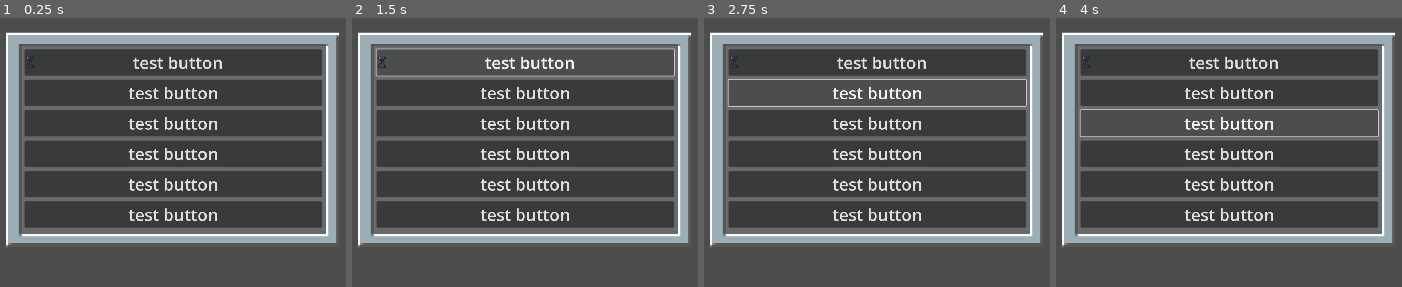
Above: before the commit, frames 1-4 (left to right).
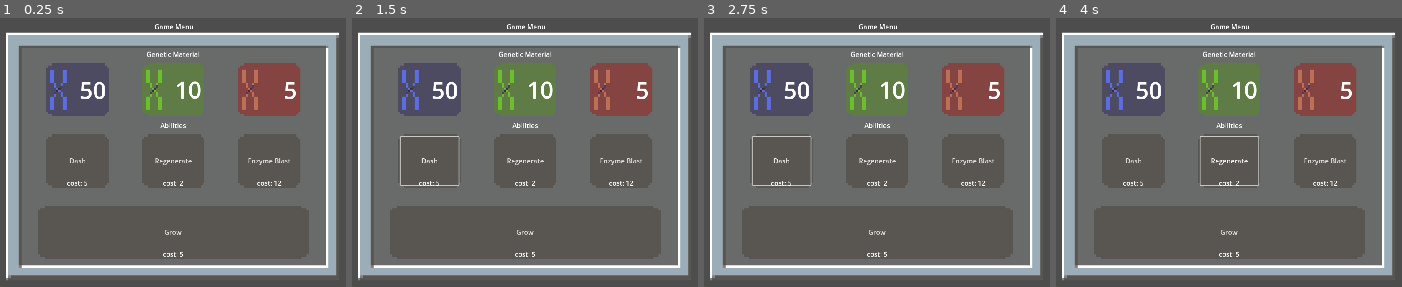
Above: after the commit, the same moments.

Repository: Ethan-D-S/primordial
Game: Godot game, scene res://prototype/gameUI.tscn
Same seed, same stepped clock (60 frames per second), same inputs: the game is played once before the commit and once after it. This scene is started directly instead of the project's main scene. The engine's default icon, where the game draws it, is replaced by a stand-in: a white triangle on a blue panel in a dark square.
Inputs (mouse positions are in pixels of both pictures, inside the frame that each line leads up to):
- Up to frame 1 (0.25 s): no input
- Up to frame 2 (1.5 s): click (525, 63) at 0.5 s, where only the run before the commit has a clickable "test button"; click "test button" (after the commit: "Dash") at 1.25 s
- Up to frame 3 (2.75 s): click (877, 93) at 2 s, where only the run before the commit has a clickable "test button"
- Up to frame 4 (4 s): click "test button" (after the commit: "Regenerate") at 2.75 s; click (1229, 122) at 3.5 s, where only the run before the commit has a clickable "test button"

The runs differ from the first frame. In frame 1, 62% of the frame differs, in the area x 1-98%, y 2-98%; in frame 2, 62%; in frame 3, 61%; in frame 4, 62%.

Commit message:
labels added to prototype UI buttons

Diff:
--- a/prototype/gameUI.tscn
+++ b/prototype/gameUI.tscn
@@ -1,15 +1,30 @@
-[gd_scene load_steps=5 format=3 uid="uid://tm5m5l4imxsq"]
+[gd_scene load_steps=8 format=3 uid="uid://tm5m5l4imxsq"]
 
 [ext_resource type="Texture2D" uid="uid://bgyb2hqwccfb2" path="res://assets/indev assets/menu1.png" id="1_6d2cr"]
-[ext_resource type="Texture2D" uid="uid://b67s4bj7efdvr" path="res://assets/sprites/DNA.png" id="2_cp0iw"]
 
 [sub_resource type="AtlasTexture" id="AtlasTexture_cp0iw"]
 atlas = ExtResource("1_6d2cr")
 region = Rect2(16.1666, 15.9577, 127.742, 96.149)
 
+[sub_resource type="AtlasTexture" id="AtlasTexture_6d2cr"]
+atlas = ExtResource("1_6d2cr")
+region = Rect2(153.918, 18.9224, 31.087, 24.1648)
+
 [sub_resource type="AtlasTexture" id="AtlasTexture_j821g"]
-atlas = ExtResource("2_cp0iw")
-region = Rect2(6.81988, 0.929028, 18.3129, 30.6857)
+atlas = ExtResource("1_6d2cr")
+region = Rect2(192.945, 19.9635, 31.1603, 24.1666)
+
+[sub_resource type="AtlasTexture" id="AtlasTexture_ddt51"]
+atlas = ExtResource("1_6d2cr")
+region = Rect2(232.01, 20.9515, 31.0425, 24.1052)
+
+[sub_resource type="AtlasTexture" id="AtlasTexture_4uxbk"]
+atlas = ExtResource("1_6d2cr")
+region = Rect2(153.952, 55.985, 31.1081, 24.0728)
+
+[sub_resource type="AtlasTexture" id="AtlasTexture_jtfou"]
+atlas = ExtResource("1_6d2cr")
+region = Rect2(152.964, 85.9428, 109.045, 22.0633)
 
 [node name="Control" type="Control"]
 layout_mode = 3
@@ -29,7 +44,7 @@
 offset_left = -398.0
 offset_top = -272.0
 offset_right = 402.0
-offset_bottom = 243.0
+offset_bottom = 323.0
 grow_horizontal = 2
 grow_vertical = 2
 texture = SubResource("AtlasTexture_cp0iw")
@@ -50,33 +65,237 @@
 layout_mode = 2
 theme_override_constants/separation = 10
 
-[node name="Button" type="Button" parent="TextureRect/MarginContainer/VBoxContainer"]
-layout_mode = 2
-theme_override_font_sizes/font_size = 40
-text = "test button"
-icon = SubResource("AtlasTexture_j821g")
-
-[node name="Button2" type="Button" parent="TextureRect/MarginContainer/VBoxContainer"]
-layout_mode = 2
-theme_override_font_sizes/font_size = 40
-text = "test button"
-
-[node name="Button3" type="Button" parent="TextureRect/MarginContainer/VBoxContainer"]
-layout_mode = 2
-theme_override_font_sizes/font_size = 40
-text = "test button"
-
-[node name="Button4" type="Button" parent="TextureRect/MarginContainer/VBoxContainer"]
-layout_mode = 2
-theme_override_font_sizes/font_size = 40
-text = "test button"
-
-[node name="Button5" type="Button" parent="TextureRect/MarginContainer/VBoxContainer"]
-layout_mode = 2
-theme_override_font_sizes/font_size = 40
-text = "test button"
-
-[node name="Button6" type="Button" parent="TextureRect/MarginContainer/VBoxContainer"]
-layout_mode = 2
-theme_override_font_sizes/font_size = 40
-text = "test button"
+[node name="GMLabel" type="Label" parent="TextureRect/MarginContainer/VBoxContainer"]
+layout_mode = 2
+text = "Genetic Material"
+horizontal_alignment = 1
+
+[node name="GM row" type="HBoxContainer" parent="TextureRect/MarginContainer/VBoxContainer"]
+layout_mode = 2
+theme_override_constants/separation = 80
+alignment = 1
+
+[node name="blueGM" type="TextureRect" parent="TextureRect/MarginContainer/VBoxContainer/GM row"]
+custom_minimum_size = Vector2(150, 128)
+layout_mode = 2
+texture = SubResource("AtlasTexture_6d2cr")
+
+[node name="Label" type="Label" parent="TextureRect/MarginContainer/VBoxContainer/GM row/blueGM"]
+layout_mode = 1
+anchors_preset = 6
+anchor_left = 1.0
+anchor_top = 0.5
+anchor_right = 1.0
+anchor_bottom = 0.5
+offset_left = -70.0
+offset_top = -38.0
+offset_right = -6.0
+offset_bottom = 39.0
+grow_horizontal = 0
+grow_vertical = 2
+theme_override_font_sizes/font_size = 56
+text = "50"
+
+[node name="greenGM" type="TextureRect" parent="TextureRect/MarginContainer/VBoxContainer/GM row"]
+custom_minimum_size = Vector2(150, 128)
+layout_mode = 2
+texture = SubResource("AtlasTexture_j821g")
+
+[node name="Label" type="Label" parent="TextureRect/MarginContainer/VBoxContainer/GM row/greenGM"]
+layout_mode = 1
+anchors_preset = 6
+anchor_left = 1.0
+anchor_top = 0.5
+anchor_right = 1.0
+anchor_bottom = 0.5
+offset_left = -71.0
+offset_top = -39.0
+offset_right = -7.0
+offset_bottom = 38.0
+grow_horizontal = 0
+grow_vertical = 2
+theme_override_font_sizes/font_size = 56
+text = "10"
+
+[node name="redGM" type="TextureRect" parent="TextureRect/MarginContainer/VBoxContainer/GM row"]
+custom_minimum_size = Vector2(150, 128)
+layout_mode = 2
+texture = SubResource("AtlasTexture_ddt51")
+
+[node name="Label" type="Label" parent="TextureRect/MarginContainer/VBoxContainer/GM row/redGM"]
+layout_mode = 1
+anchors_preset = 6
+anchor_left = 1.0
+anchor_top = 0.5
+anchor_right = 1.0
+anchor_bottom = 0.5
+offset_left = -40.0
+offset_top = -38.5
+offset_bottom = 38.5
+grow_horizontal = 0
+grow_vertical = 2
+theme_override_font_sizes/font_size = 56
+text = "5"
+
+[node name="AbilitiesLabel" type="Label" parent="TextureRect/MarginContainer/VBoxContainer"]
+layout_mode = 2
+text = "Abilities"
+horizontal_alignment = 1
+
+[node name="AbilitiesRow" type="HBoxContainer" parent="TextureRect/MarginContainer/VBoxContainer"]
+layout_mode = 2
+size_flags_horizontal = 4
+theme_override_constants/separation = 80
+
+[node name="Dash" type="TextureRect" parent="TextureRect/MarginContainer/VBoxContainer/AbilitiesRow"]
+custom_minimum_size = Vector2(150, 128)
+layout_mode = 2
+texture = SubResource("AtlasTexture_4uxbk")
+
+[node name="Button" type="Button" parent="TextureRect/MarginContainer/VBoxContainer/AbilitiesRow/Dash"]
+layout_mode = 1
+anchors_preset = 8
+anchor_left = 0.5
+anchor_top = 0.5
+anchor_right = 0.5
+anchor_bottom = 0.5
+offset_left = -69.0
+offset_top = -58.0
+offset_right = 70.0
+offset_bottom = 58.0
+grow_horizontal = 2
+grow_vertical = 2
+text = "Dash"
+flat = true
+
+[node name="Label" type="Label" parent="TextureRect/MarginContainer/VBoxContainer/AbilitiesRow/Dash"]
+layout_mode = 1
+anchors_preset = 7
+anchor_left = 0.5
+anchor_top = 1.0
+anchor_right = 0.5
+anchor_bottom = 1.0
+offset_left = -20.0
+offset_top = -23.0
+offset_right = 20.0
+grow_horizontal = 2
+grow_vertical = 0
+text = "cost: 5"
+
+[node name="Regen" type="TextureRect" parent="TextureRect/MarginContainer/VBoxContainer/AbilitiesRow"]
+custom_minimum_size = Vector2(150, 128)
+layout_mode = 2
+texture = SubResource("AtlasTexture_4uxbk")
+
+[node name="Button" type="Button" parent="TextureRect/MarginContainer/VBoxContainer/AbilitiesRow/Regen"]
+layout_mode = 1
+anchors_preset = 8
+anchor_left = 0.5
+anchor_top = 0.5
+anchor_right = 0.5
+anchor_bottom = 0.5
+offset_left = -69.0
+offset_top = -58.0
+offset_right = 70.0
+offset_bottom = 58.0
+grow_horizontal = 2
+grow_vertical = 2
+text = "Regenerate"
+flat = true
+
+[node name="Label" type="Label" parent="TextureRect/MarginContainer/VBoxContainer/AbilitiesRow/Regen"]
+layout_mode = 1
+anchors_preset = 7
+anchor_left = 0.5
+anchor_top = 1.0
+anchor_right = 0.5
+anchor_bottom = 1.0
+offset_left = -20.0
+offset_top = -23.0
+offset_right = 20.0
+grow_horizontal = 2
+grow_vertical = 0
+text = "cost: 2"
+
+[node name="Enzyme" type="TextureRect" parent="TextureRect/MarginContainer/VBoxContainer/AbilitiesRow"]
+custom_minimum_size = Vector2(150, 128)
+layout_mode = 2
+texture = SubResource("AtlasTexture_4uxbk")
+
+[node name="Button" type="Button" parent="TextureRect/MarginContainer/VBoxContainer/AbilitiesRow/Enzyme"]
+layout_mode = 1
+anchors_preset = 8
+anchor_left = 0.5
+anchor_top = 0.5
+anchor_right = 0.5
+anchor_bottom = 0.5
+offset_left = -69.0
+offset_top = -58.0
+offset_right = 70.0
+offset_bottom = 58.0
+grow_horizontal = 2
+grow_vertical = 2
+text = "Enzyme Blast"
+flat = true
+
+[node name="Label" type="Label" parent="TextureRect/MarginContainer/VBoxContainer/AbilitiesRow/Enzyme"]
+layout_mode = 1
+anchors_preset = 7
+anchor_left = 0.5
+anchor_top = 1.0
+anchor_right = 0.5
+anchor_bottom = 1.0
+offset_left = -20.0
+offset_top = -23.0
+offset_right = 20.0
+grow_horizontal = 2
+grow_vertical = 0
+text = "cost: 12"
+
+[node name="spacer" type="Label" parent="TextureRect/MarginContainer/VBoxContainer"]
+layout_mode = 2
+horizontal_alignment = 1
+
+[node name="GrowRow" type="HBoxContainer" parent="TextureRect/MarginContainer/VBoxContainer"]
+layout_mode = 2
+size_flags_horizontal = 4
+size_flags_vertical = 4
+
+[node name="Grow" type="TextureRect" parent="TextureRect/MarginContainer/VBoxContainer/GrowRow"]
+custom_minimum_size = Vector2(650.36, 128)
+layout_mode = 2
+size_flags_vertical = 4
+texture = SubResource("AtlasTexture_jtfou")
+
+[node name="Button" type="Button" parent="TextureRect/MarginContainer/VBoxContainer/GrowRow/Grow"]
+layout_mode = 1
+anchors_preset = 15
+anchor_right = 1.0
+anchor_bottom = 1.0
+grow_horizontal = 2
+grow_vertical = 2
+text = "Grow"
+flat = true
+
+[node name="Label" type="Label" parent="TextureRect/MarginContainer/VBoxContainer/GrowRow/Grow"]
+layout_mode = 1
+anchors_preset = 7
+anchor_left = 0.5
+anchor_top = 1.0
+anchor_right = 0.5
+anchor_bottom = 1.0
+offset_left = -20.0
+offset_top = -23.0
+offset_right = 20.0
+grow_horizontal = 2
+grow_vertical = 0
+text = "cost: 5"
+
+[node name="MenuLabel" type="Label" parent="TextureRect"]
+layout_mode = 0
+offset_left = 356.0
+offset_top = -26.0
+offset_right = 450.0
+offset_bottom = 23.0
+text = "Game Menu
+"
